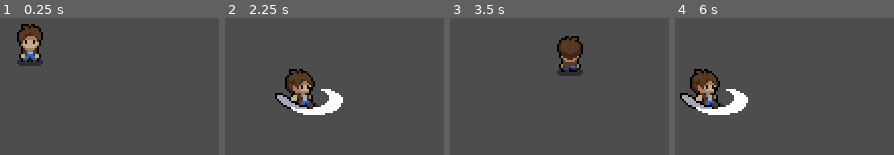
Above: before the commit, frames 1-4 (left to right).
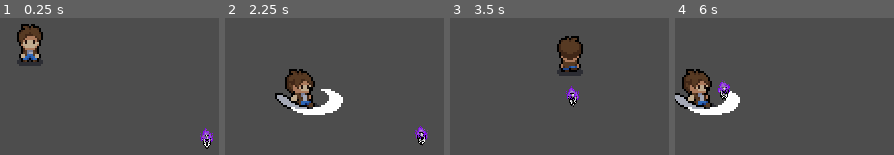
Above: after the commit, the same moments.

Repository: mateus-hba/Gamejam_2024
Game: Godot game, scene res://levels/scenes/level_test.tscn
Two runs of this game, one before a commit and one after it. Both use one fixed random seed, a clock stepped at 60 frames per second and the inputs below. The project has no main scene, so this scene is started directly.
Inputs:
- Up to frame 1 (0.25 s): no input
- Up to frame 2 (2.25 s): hold D (move_right) 0.53-1.28 s; tap Space (attack) at 0.6, 1.35, 2.1 s; hold S (move_down) 1.28-2.03 s; hold D (move_right) from 2.03 s (still down)
- Up to frame 3 (3.5 s): release D (move_right) at 2.78 s; hold W (move_up) from 2.78 s (still down); tap Space (attack) at 2.85 s
- Up to frame 4 (6 s): release W (move_up) at 3.53 s; hold A (move_left) 3.53-5.03 s; tap Space (attack) every 0.75 s from 3.6 to 5.85 s; hold S (move_down) 5.03-5.78 s; hold D (move_right) from 5.78 s (still down)

The runs differ from the first frame. In frame 1, 0.5% of the frame differs, in the area x 91-98%, y 80-96%; in frame 2, 0.5%; in frame 3, 0.5%; in frame 4, 5.6%, in the area x 0-34%, y 37-71%.
Error after the commit: Invalid call. Nonexistent function 'update_health' in base 'CharacterBody2D (FlyingSkull)'. (res://character/scripts/character.gd:71)

Commit message:
Perseguição do inimigo realizada

Diff:
--- a/character/scenes/character.tscn
+++ b/character/scenes/character.tscn
@@ -833,6 +833,9 @@
 states/walk/node = SubResource("AnimationNodeBlendSpace2D_i4878")
 states/walk/position = Vector2(564, 95.3333)
 
+[sub_resource type="RectangleShape2D" id="RectangleShape2D_tyssw"]
+size = Vector2(12, 14)
+
 [node name="Character" type="CharacterBody2D" node_paths=PackedStringArray("_attack_timer", "_animation_tree") groups=["character"]]
 script = ExtResource("1_mi2it")
 _attack_timer = NodePath("AttackTimer")
@@ -877,5 +880,14 @@
 shape = SubResource("RectangleShape2D_pxpjv")
 disabled = true
 
+[node name="Hurtbox" type="Area2D" parent="."]
+
+[node name="HurtboxCollisionShape2D" type="CollisionShape2D" parent="Hurtbox"]
+show_behind_parent = true
+position = Vector2(0, -5)
+shape = SubResource("RectangleShape2D_tyssw")
+debug_color = Color(0.917647, 0.184314, 0.552941, 0.419608)
+
 [connection signal="timeout" from="AttackTimer" to="." method="_on_attack_timer_timeout"]
 [connection signal="body_entered" from="AttackArea" to="." method="_on_attack_area_body_entered"]
+[connection signal="body_entered" from="Hurtbox" to="." method="_on_hurtbox_body_entered"]
--- a/character/scripts/character.gd
+++ b/character/scripts/character.gd
@@ -69,3 +69,9 @@
 func _on_attack_area_body_entered(_body) -> void:
 	if _body.is_in_group("enemy"):
 		_body.update_health(randi_range(_min_weapon_damage, _max_weapon_damage))
+
+
+
+func _on_hurtbox_body_entered(body):
+	if body.is_in_group("enemy"):
+		print("Enemy entered")
--- a/levels/scenes/level_test.tscn
+++ b/levels/scenes/level_test.tscn
@@ -33,3 +33,6 @@
 curve = SubResource("Curve2D_5jfrb")
 
 [node name="LocalGeracaoTurba" type="PathFollow2D" parent="CaminhoTurba"]
+
+[node name="Flying_skull" parent="." instance=ExtResource("2_lq1en")]
+position = Vector2(104, 64)
Not shown: 1 places in character/scenes/character.tscn that only renumber resources
